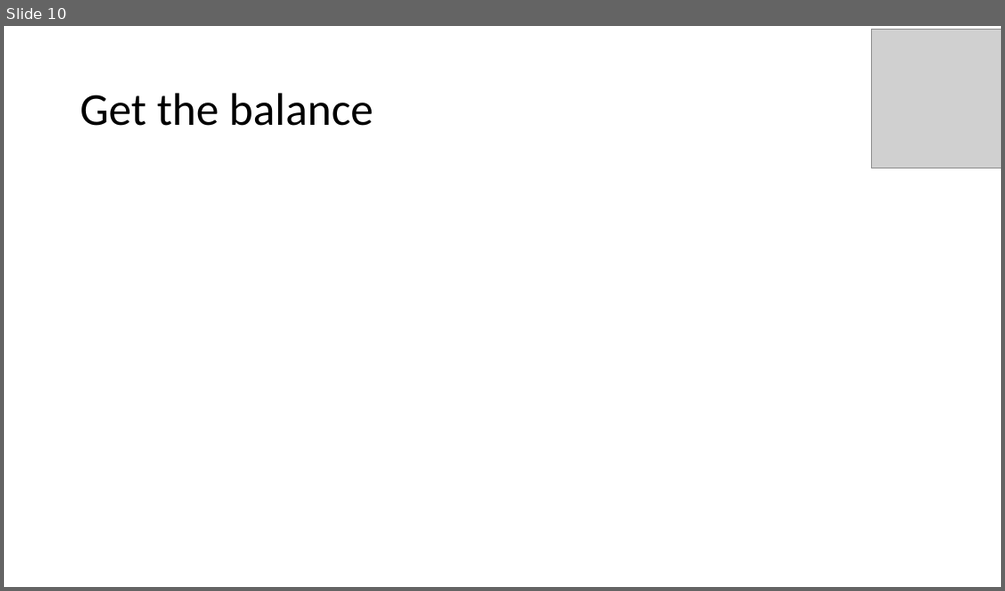
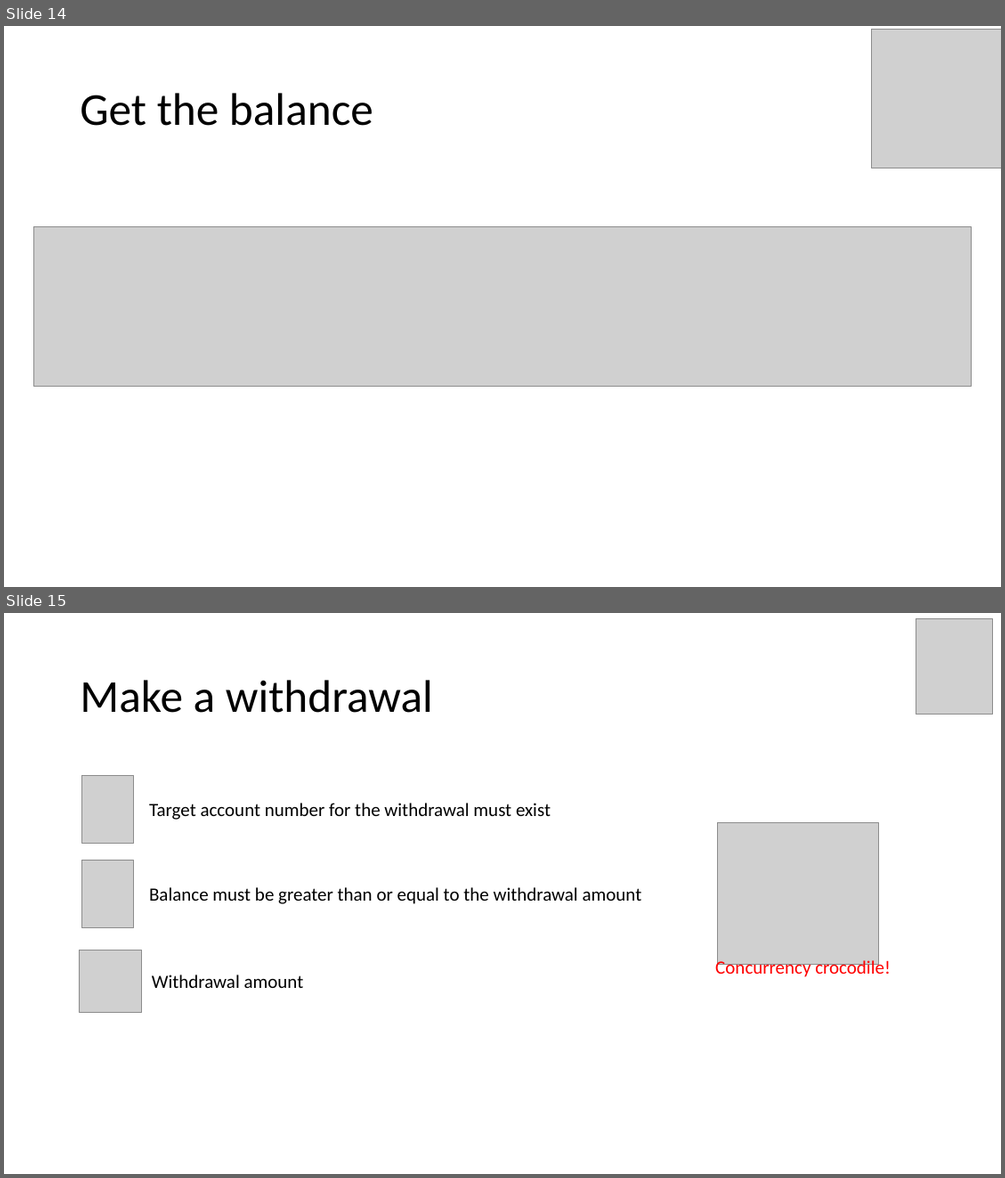
Before and after one commit to MerrionComputing/Presentations, a slide deck: Event sourcing on Azure functions code example.pptx. Shown one above the other, each under a label of ours: slide 10 before the commit, slides 14 and 15 after it. The pictures are 1005x591 and 1005x1178 pixels, drawn with LibreOffice and Linux fonts; fonts in the diff are those of the drawing; grey boxes stand for pictures. Boxes give left, top, right and bottom in pixels: in the first picture for what was removed or moved away, otherwise in the second. Text is boxed around its words. In the diff, an @@ line names an element or a change of style, - is before the commit and + after.

```diff
--- a/Event sourcing on Azure functions code example.pptx
+++ b/Event sourcing on Azure functions code example.pptx
@@ slide 15 added at [4,613,1001,1174], background #FFFFFF @@
@@ picture added at [915,619,993,714] @@
@@ title added at [80,680,433,713], 44 pt, text #000000 @@
+Make a withdrawal
@@ picture added at [82,775,134,844] @@
@@ text added at [149,803,550,819], 18 pt, text #000000 @@
+Target account number for the withdrawal must exist
@@ picture added at [718,822,879,965] @@
@@ picture added at [82,860,134,928] @@
@@ text added at [149,887,642,904], 18 pt, text #000000 @@
+Balance must be greater than or equal to the withdrawal amount
@@ picture added at [79,950,142,1013] @@
@@ text added at [715,958,890,977], 18 pt, text #FF0000 @@
+Concurrency crocodile!
@@ text added at [152,974,304,988], 18 pt, text #000000 @@
+Withdrawal amount
@@ what was slide 10 is now slide 14 @@
@@ slide 14 changed as well @@
@@ picture added at [34,226,971,386] @@
```
Also in this commit, not shown: 11 other slides changed, 4 other slides added.
